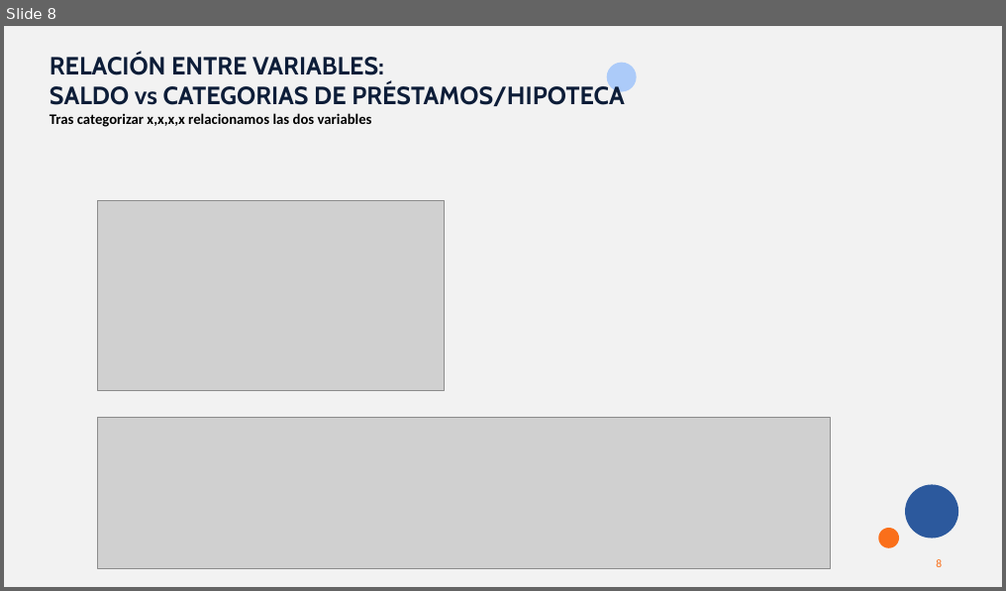
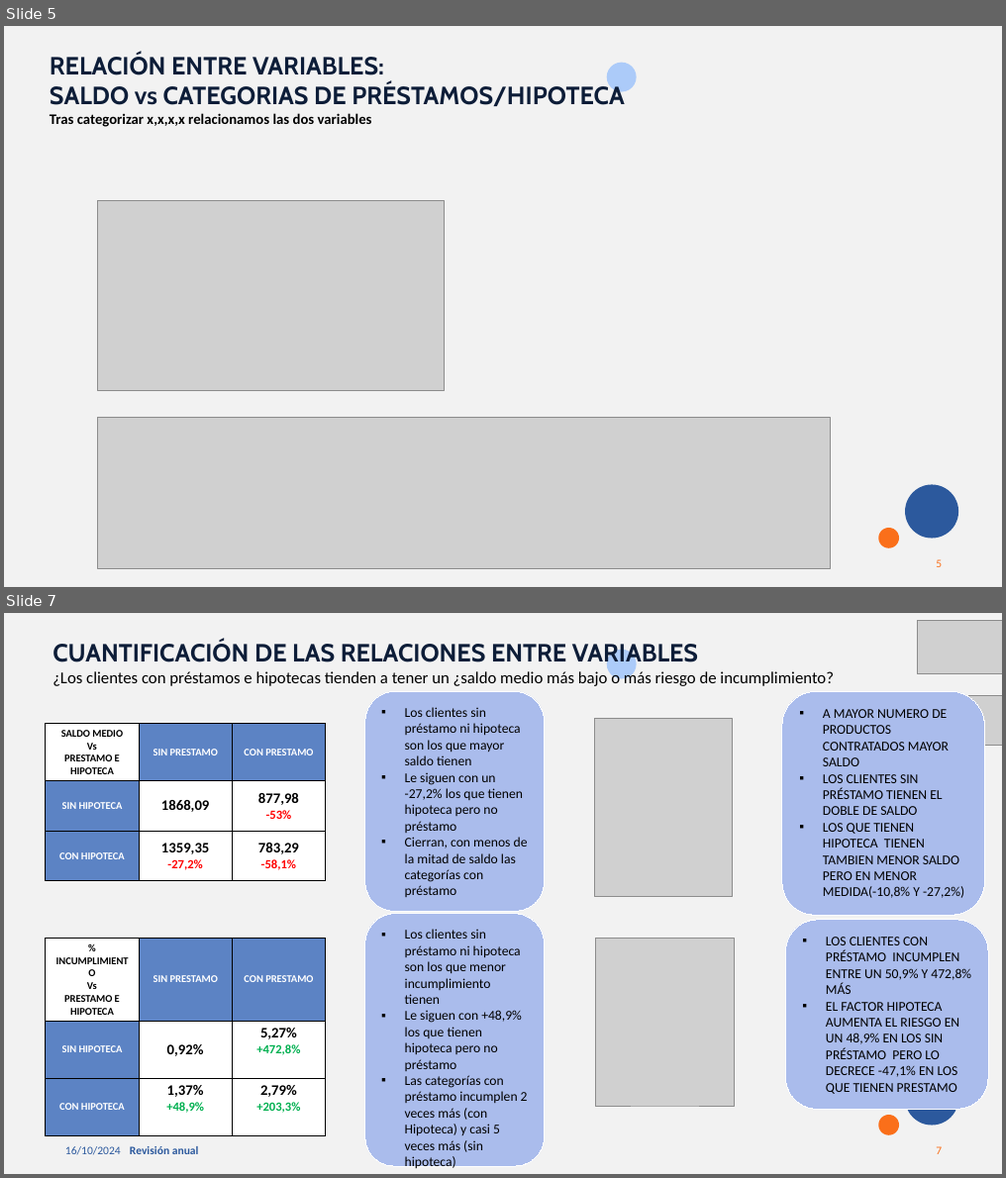
Before and after one commit to MarinaTorba/PersonalDataProrjects, a slide deck: Equip_B/results/S2_Presentacion_Finanzas.pptx. Shown one above the other, each under a label of ours: slide 8 before the commit, slides 5 and 7 after it; the slides between them are not shown. The pictures are 1006x591 and 1006x1178 pixels, drawn with LibreOffice and Linux fonts; fonts in the diff are those of the drawing; grey boxes stand for pictures. Boxes give left, top, right and bottom in pixels: in the first picture for what was removed or moved away, otherwise in the second. Text is boxed around its words. In the diff, an @@ line names an element or a change of style, - is before the commit and + after.

```diff
--- a/Equip_B/results/S2_Presentacion_Finanzas.pptx
+++ b/Equip_B/results/S2_Presentacion_Finanzas.pptx
@@ slide 7 added at (4,613,1002,1174), background #F2F2F2; not listed: 6 template elements that a slide beside it also shows @@
@@ text added at (53,641,834,687), 16 pt, text #000000 @@
+CUANTIFICACIÓN DE LAS RELACIONES ENTRE VARIABLES
+¿Los clientes con préstamos e hipotecas tienden a tener un ¿saldo medio más bajo o más riesgo de incumplimiento?
@@ picture added at (918,620,1002,673) @@
@@ rounded rectangle added at (365,691,545,912), fill #AABCEC, outline #FFFFFF 0.75 pt, 13 pt, text #000000 @@
+▪ Los clientes sin préstamo ni hipoteca son los que mayor saldo tienen
+▪ Le siguen con un -27,2% los que tienen hipoteca pero no préstamo
+▪ Cierran, con menos de la mitad de saldo las categorías con préstamo
@@ rounded rectangle added at (782,691,985,916), fill #AABCEC, outline #FFFFFF 0.75 pt, 13 pt, text #000000 @@
+▪ A MAYOR NUMERO DE PRODUCTOS CONTRATADOS MAYOR SALDO
+▪ LOS CLIENTES SIN PRÉSTAMO TIENEN EL DOBLE DE SALDO
+▪ LOS QUE TIENEN HIPOTECA TIENEN TAMBIEN MENOR SALDO PERO EN MENOR MEDIDA(-10,8% Y -27,2%)
@@ picture added at (918,696,1002,746) @@
@@ table added at (46,724,326,881), 3 rows, 3 columns @@
+SALDO MEDIO / Vs / PRESTAMO E HIPOTECA | SIN PRESTAMO | CON PRESTAMO
+SIN HIPOTECA | 1868,09 | 877,98 / -53%
+CON HIPOTECA | 1359,35 / -27,2% | 783,29 / -58,1%
@@ picture added at (595,718,733,897) @@
@@ table added at (46,939,326,1124), 3 rows, 3 columns @@
+% INCUMPLIMIENTO / Vs / PRESTAMO E HIPOTECA | SIN PRESTAMO | CON PRESTAMO
+SIN HIPOTECA | 0,92% | 5,27% / +472,8%
+CON HIPOTECA | 1,37% / +48,9% | 2,79% / +203,3%
@@ rounded rectangle added at (365,914,545,1167), fill #AABCEC, outline #FFFFFF 0.75 pt, 13 pt, text #000000 @@
+▪ Los clientes sin préstamo ni hipoteca son los que menor incumplimiento tienen
+▪ Le siguen con +48,9% los que tienen hipoteca pero no préstamo
+▪ Las categorías con préstamo incumplen 2 veces más (con Hipoteca) y casi 5 veces más (sin hipoteca)
@@ picture added at (595,939,735,1106) @@
@@ rounded rectangle added at (785,920,988,1109), fill #AABCEC, outline #FFFFFF 0.75 pt, 13 pt, text #000000 @@
+▪ LOS CLIENTES CON PRÉSTAMO INCUMPLEN ENTRE UN 50,9% Y 472,8% MÁS
+▪ EL FACTOR HIPOTECA AUMENTA EL RIESGO EN UN 48,9% EN LOS SIN PRÉSTAMO PERO LO DECRECE -47,1% EN LOS QUE TIENEN PRESTAMO
@@ what was slide 8 is now slide 5 @@
@@ page number at (936,560,942,568): text changed @@
-8
+5
```
Also in this commit, not shown: 3 slides changed, 2 other slides added, 5 slides removed, 1 other file.
